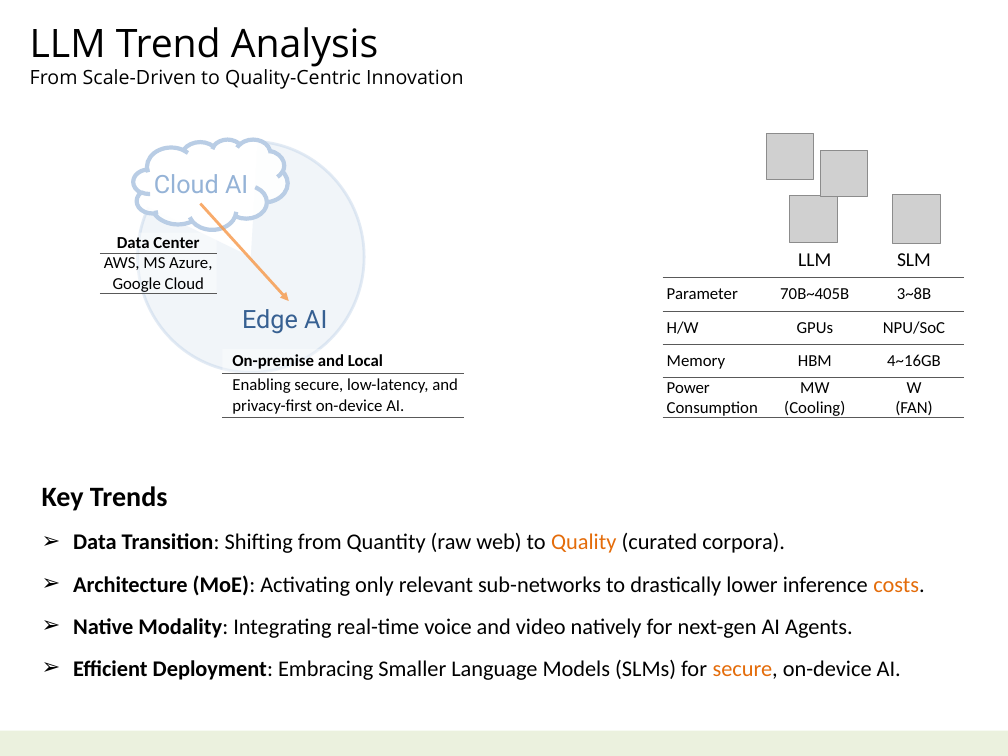
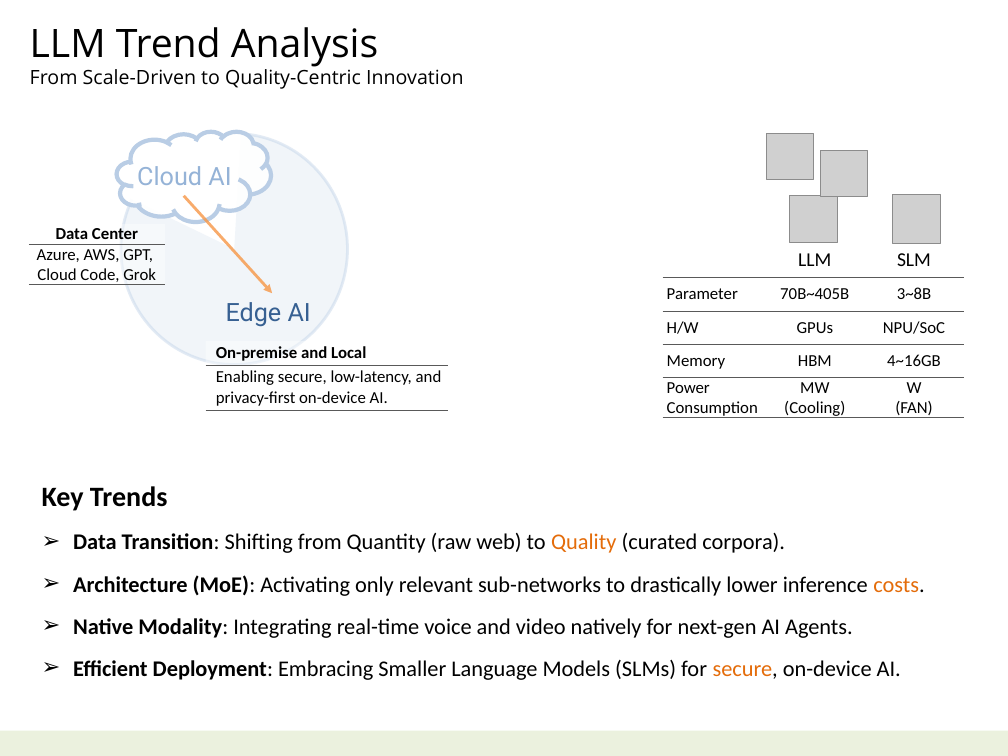
Before and after one commit to navibator/crazy-ai, a slide deck: slide 8 of ai-gemma.pptx (slide 7 before the commit). Drawn at 1008x756 pixels with LibreOffice and Linux fonts; fonts in the diff are those of the drawing; grey boxes stand for pictures. Boxes give left, top, right and bottom in pixels: in the first picture for what was removed or moved away, otherwise in the second. Text is boxed around its words. In the diff, an @@ line names an element or a change of style, - is before the commit and + after.

```diff
--- a/ai-gemma.pptx
+++ b/ai-gemma.pptx
@@ 2 texts, 1 table, 1 arc (boxed as its full ellipse), 1 cloud: place and size @@
-2 texts, 1 table, 1 arc (boxed as its full ellipse), 1 cloud at (133, 139, 465, 418)
+2 texts, 1 table, 1 arc (boxed as its full ellipse), 1 cloud at (117, 131, 448, 410)
@@ arrow moved from (201, 204) - (288, 301) to (183, 196) - (272, 293) @@
@@ table at (29, 224, 165, 289) @@
-row 2, column 1: AWS, MS Azure, / Google Cloud
+row 2, column 1: Azure, AWS, GPT, / Cloud Code, Grok
@@ table: place and size @@
-table at (100, 233, 217, 296)
+table at (29, 224, 165, 289)
```
Also in this commit, not shown: 9 other slides changed, 4 slides added, 1 slide removed, 17 other files.
